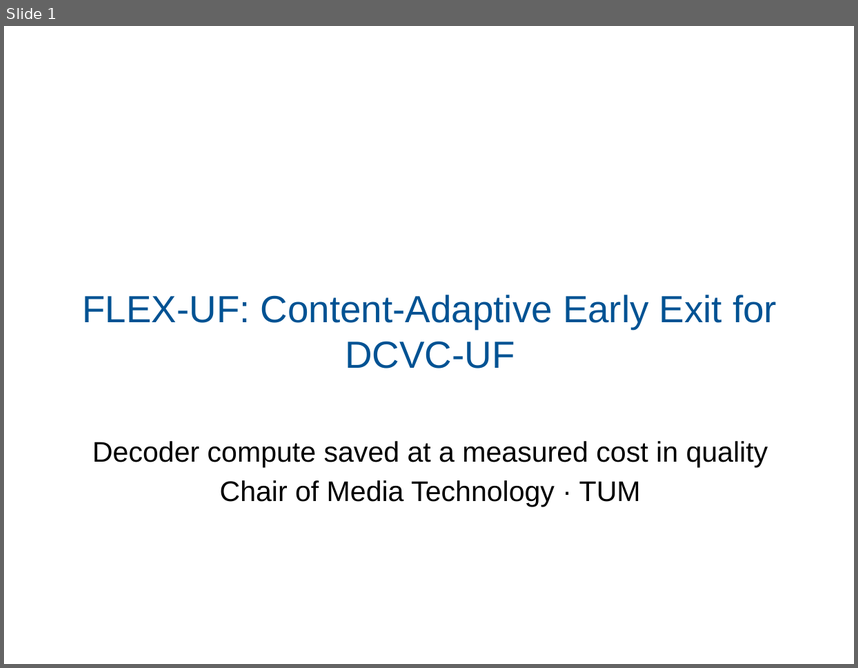
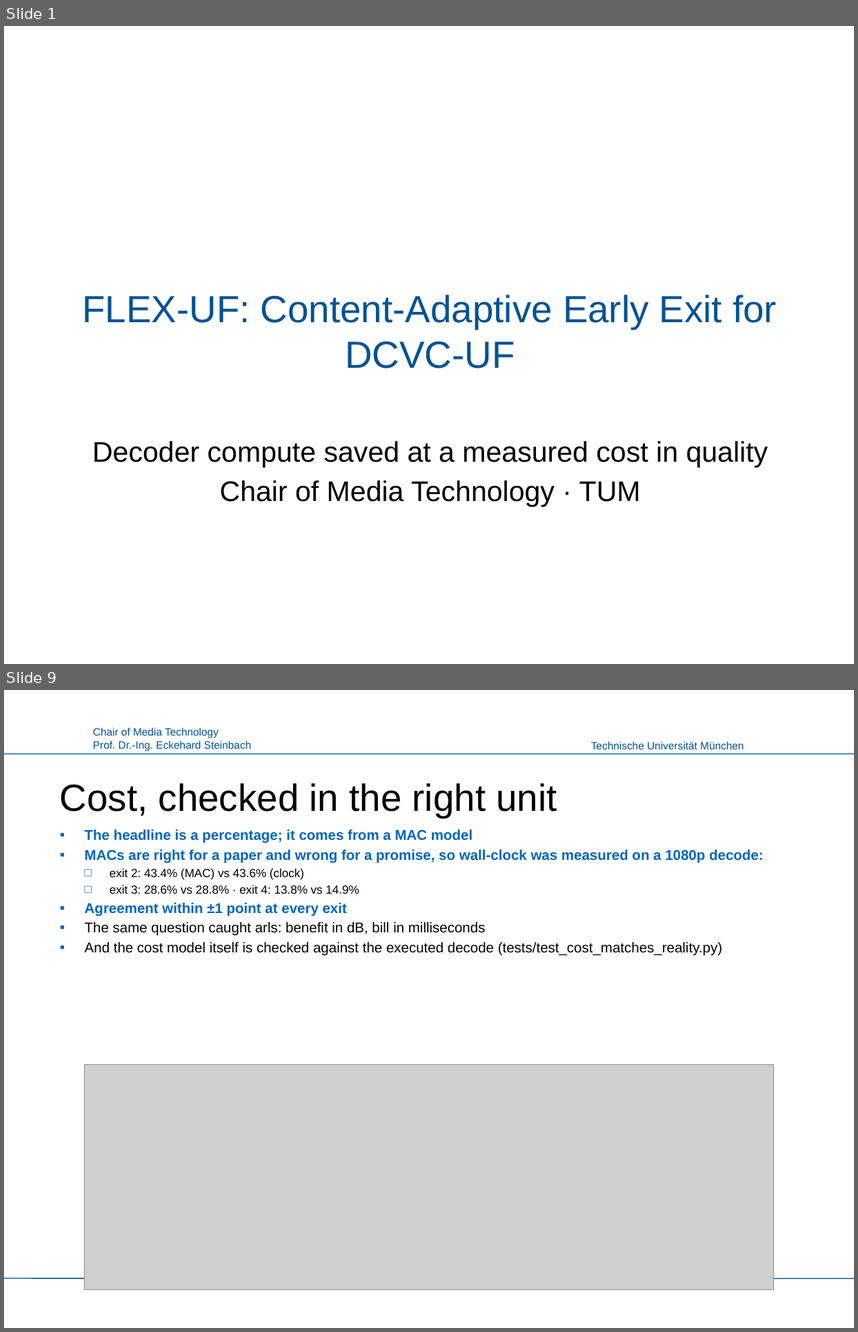
Before and after one commit to canerim/FLEX-FLOP, a slide deck: paper/FLEX-UF_LMT.pptx. Shown one above the other, each under a label of ours: slide 1 before the commit, slides 1 and 9 after it; the slides between them are not shown. The pictures are 858x668 and 858x1332 pixels, drawn with LibreOffice and Linux fonts; fonts in the diff are those of the drawing; grey boxes stand for pictures; background and template pictures are left out. Boxes give left, top, right and bottom in pixels: in the first picture for what was removed or moved away, otherwise in the second. Text is boxed around its words. In the diff, an @@ line names an element or a change of style, - is before the commit and + after.

```diff
--- a/paper/FLEX-UF_LMT.pptx
+++ b/paper/FLEX-UF_LMT.pptx
@@ slide 9 added at [4, 690, 854, 1328], background #FFFFFF @@
@@ text added at [93, 727, 252, 751], 9 pt, text #005293 @@
+Chair of Media Technology
+Prof. Dr.-Ing. Eckehard Steinbach
@@ text added at [591, 741, 744, 749], 9 pt, text #005293 @@
+Technische Universität München
@@ line added from (4, 753) to (854, 753), #005293 0.75 pt @@
@@ title added at [60, 783, 557, 818], 32 pt, text #000000 @@
+Cost, checked in the right unit
@@ text added at [85, 829, 764, 956], 12 pt, text #000000 @@
+▪ The headline is a percentage; it comes from a MAC model
+▪ MACs are right for a paper and wrong for a promise, so wall-clock was measured on a 1080p decode:
+  □ exit 2: 43.4% (MAC) vs 43.6% (clock)
+  □ exit 3: 28.6% vs 28.8% · exit 4: 13.8% vs 14.9%
+▪ Agreement within ±1 point at every exit
+▪ The same question caught arls: benefit in dB, bill in milliseconds
+▪ And the cost model itself is checked against the executed decode (tests/test_cost_matches_reality.py)
@@ picture added at [85, 1064, 774, 1290] @@
@@ line added from (4, 1279) to (854, 1279), #005293 0.75 pt @@
```
Also in this commit, not shown: 5 slides changed, 5 other slides added, 6 slides removed, 3 other files.
